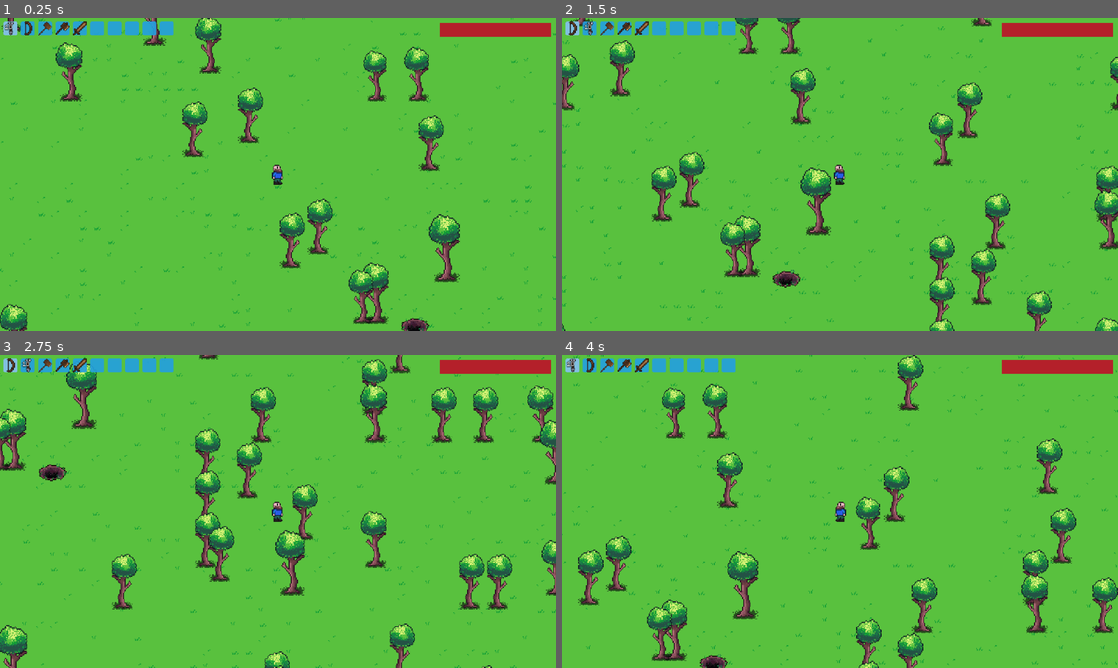
Above: before the commit, frames 1-4 (two rows, left to right).
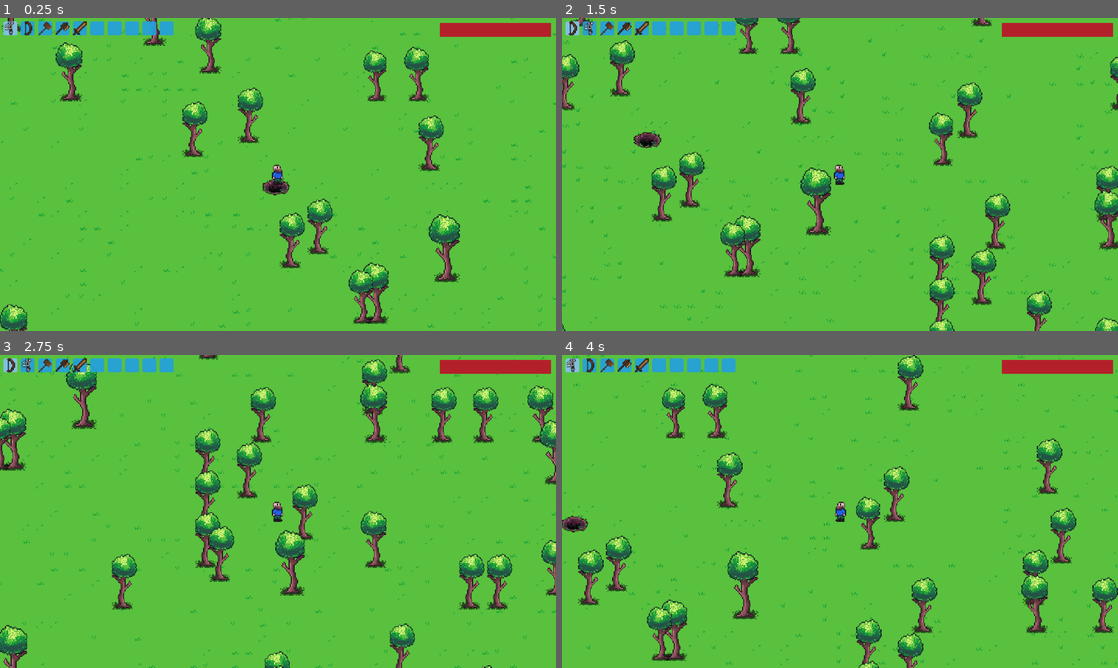
Above: after the commit, the same moments.

Repository: spsJakubSzydlowski/Evergrint
Game: Godot game, scene res://scenes/main.tscn
Two runs of this game, one before a commit and one after it. Both use one fixed random seed, a clock stepped at 60 frames per second and the inputs below.
Inputs (mouse positions are in pixels of both pictures, inside the frame that each line leads up to):
- Up to frame 1 (0.25 s): no input
- Up to frame 2 (1.5 s): tap Enter at 0.5 s; move the mouse to (573, 27) at 0.52 s; hold Right 0.53-1.28 s; tap A (a) at 0.6 s; click (573, 27) at 0.67 s; tap D (d) at 0.8, 1.35 s; move the mouse to (589, 27) at 1.27 s; hold Down from 1.28 s (still down); click (589, 27) at 1.42 s
- Up to frame 3 (2.75 s): tap S (s) at 1.55, 2.1 s; move the mouse to (11, 364) at 2.02 s; release Down at 2.03 s; hold Right from 2.03 s (still down); click (11, 364) at 2.17 s; tap W (w) at 2.3 s
- Up to frame 4 (4 s): move the mouse to (589, 364) at 2.77 s; release Right at 2.78 s; hold Up 2.78-3.53 s; tap W (w) at 2.85 s; click (589, 364) at 2.92 s; tap A (a) at 3.05, 3.6 s; move the mouse to (573, 364) at 3.52 s; hold Left from 3.53 s (still down); click (573, 364) at 3.67 s; tap D (d) at 3.8 s

The runs differ from the first frame. In frame 1, 0.3% of the frame differs, in the area x 47-78%, y 51-100%; in frame 2, 0.4%, in the area x 12-43%, y 36-87%; in frame 3, 0.2%; in frame 4, 0.4%.

Commit message:
Update generate_surface.gd

Diff:
--- a/scripts/generate_surface.gd
+++ b/scripts/generate_surface.gd
@@ -94,7 +94,7 @@
 	@warning_ignore("integer_division")
 	var center_map_pos = Vector2i(world_width / 2, world_height / 2)
 
-	var sinkhole_pos = center_map_pos + Vector2i(10, 10)
+	var sinkhole_pos = center_map_pos
 
 	object_layer.set_cell(sinkhole_pos, 1, Vector2i(0, 0))
 
